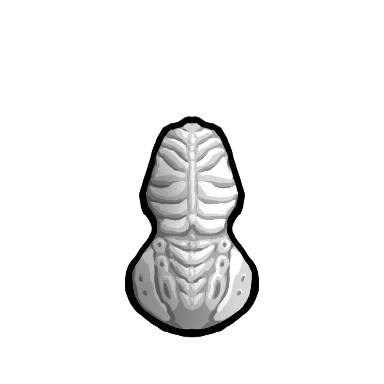
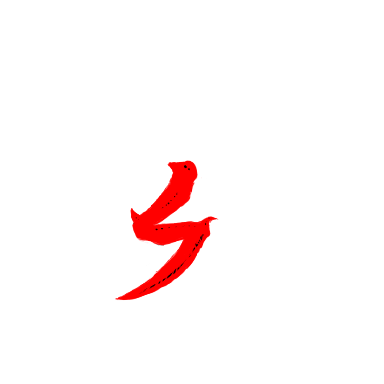
The second 384 × 384 image is a revision of the first. Changes to its layers:
showed group "Orienter" (53 layers) over [115,97,259,338]
showed group "Scythe_east" (6 layers) over [115,128,259,338]
painted on "Paint Layer 57" (2nd of 2, in "Orienter" › "Scythe_east") over [115,128,259,338]
painted on "Paint Layer 53" (6th of 10, in "Orienter" › "Scythe_east" › "Group 54") over [115,128,259,338]
painted on "Paint Layer 51" (6th of 10, in "Orienter" › "Scythe_east" › "Group 54") over [115,128,259,338]
painted on "Paint Layer 52" (6th of 10, in "Orienter" › "Scythe_east") over [115,128,259,338]
painted on "Paint Layer 56" (2nd of 2, in "Orienter" › "Scythe_east") over [115,128,259,338]
hid group "StarBeast_Female_south" (5 layers) over [115,97,259,338]
